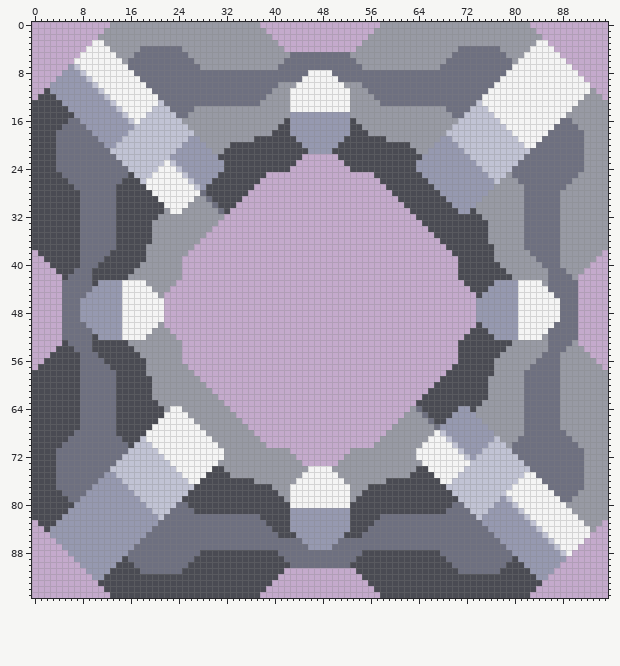
Two versions of one sprite sheet, sprites/blocks/power/5w04c.png. The picture above is the old version.
The file is 96x96 pixels.
After the commit:
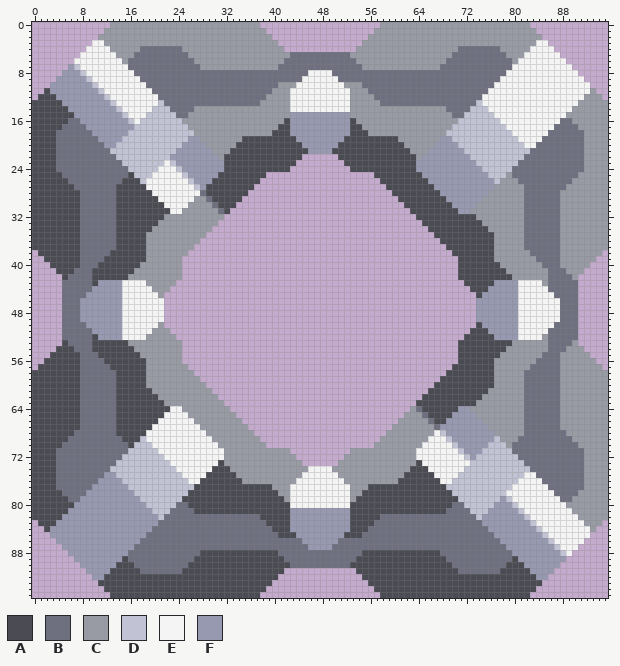
Palette (. is transparent): A #4a4b53  B #6e7080  C #989aa4  D #c1c3d4  E #f4f4f4  F #9699b0
The exact change:
y 19: x 35..36 CC -> AA; x 59..60 CC -> AA
y 20: x 33 A -> C; x 62 A -> C
y 21: x 32 A -> C; x 63 A -> C
y 22: x 31 A -> C; x 64 A -> C
y 31: x 22 C -> A; x 73 A -> C
y 32: x 21 C -> A; x 74 A -> C
y 33: x 20 C -> A; x 75 A -> C
y 35..36: x 19 A -> C; x 76 C -> A
y 59..60: x 19 A -> C; x 76 C -> A
y 62: x 20 C -> A; x 75 A -> C
y 63: x 21 C -> A; x 74 A -> C
y 64: x 22 C -> A; x 73 A -> C
y 73: x 31 C -> A; x 64 C -> A
y 74: x 32 C -> A; x 63 C -> A
y 75: x 33 C -> A; x 62 C -> A
y 76: x 35..36 AA -> CC; x 59..60 AA -> CC
Boxes around the changes in both pictures, in picture pixels (x1, y1, x2, y2):
changed: (218, 136, 254, 160)
changed: (386, 136, 422, 160)
changed: (146, 208, 170, 244)
changed: (470, 208, 494, 244)
changed: (146, 376, 170, 412)
changed: (470, 376, 494, 412)
changed: (218, 460, 254, 484)
changed: (386, 460, 422, 484)
